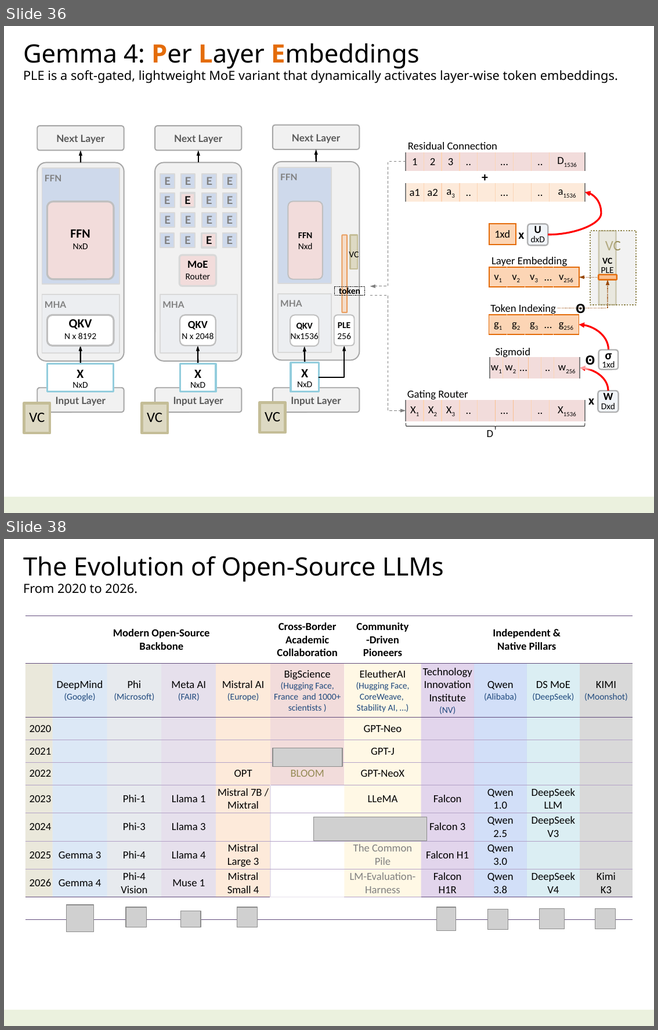
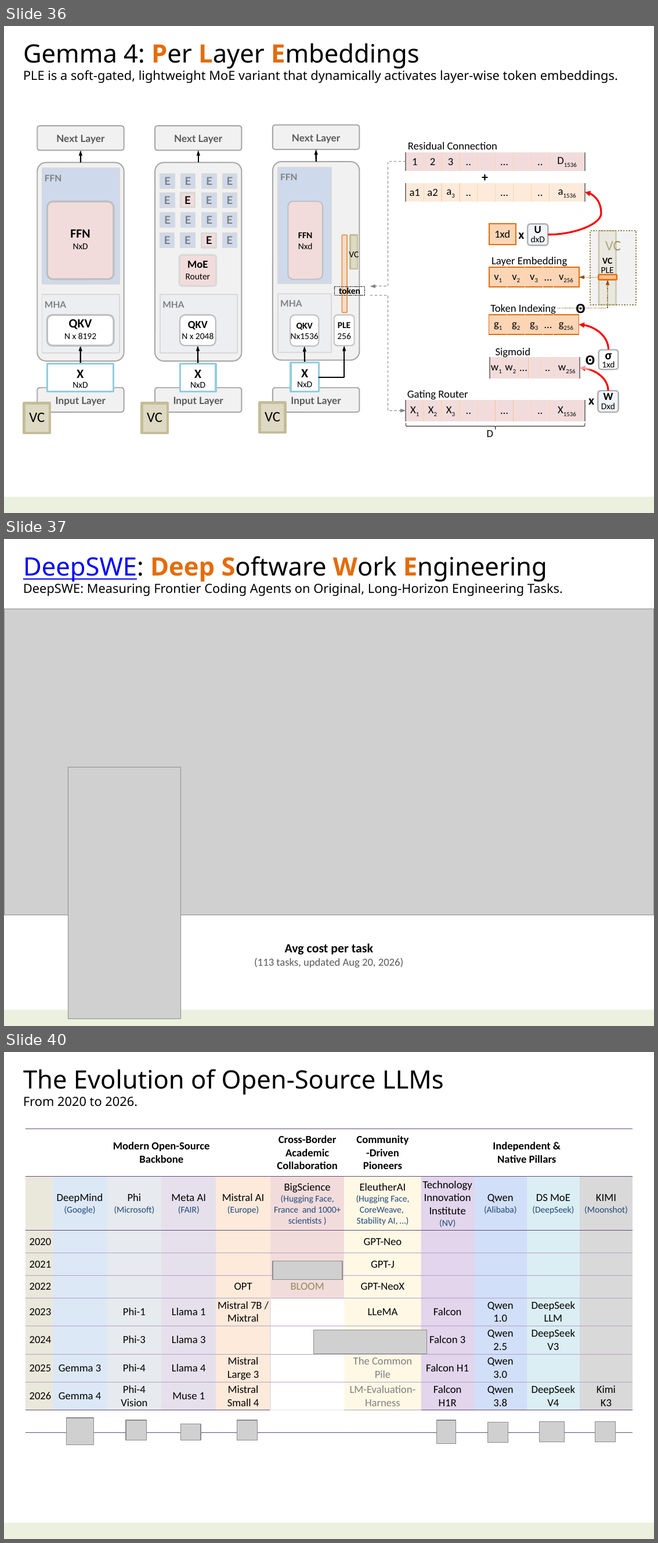
Before and after one commit to navibator/crazy-ai, a slide deck: ai-gemma.pptx. Shown one above the other, each under a label of ours: slides 36 and 38 before the commit, slides 36, 37 and 40 after it; the slides between them are not shown. The pictures are 658x1030 and 658x1543 pixels, drawn with LibreOffice and Linux fonts; fonts in the diff are those of the drawing; grey boxes stand for pictures. Boxes give left, top, right and bottom in pixels: in the first picture for what was removed or moved away, otherwise in the second. Text is boxed around its words. In the diff, an @@ line names an element or a change of style, - is before the commit and + after.

```diff
--- a/ai-gemma.pptx
+++ b/ai-gemma.pptx
@@ slide 37 added at [4, 539, 654, 1026], background #FFFFFF; not listed: 1 template element that a slide beside it also shows @@
@@ text added at [23, 556, 563, 596], 14 pt, text #000000 @@
+DeepSWE: Deep Software Work Engineering
+DeepSWE: Measuring Frontier Coding Agents on Original, Long-Horizon Engineering Tasks.
@@ picture added at [4, 609, 654, 915] @@
@@ picture added at [68, 767, 180, 1019] @@
@@ text added at [254, 943, 403, 968], 12 pt, text #595959 @@
+Avg cost per task
+(113 tasks, updated Aug 20, 2026)
@@ what was slide 38 is now slide 40 @@
```
Also in this commit, not shown: 2 other slides added, 1 slide removed, 1 other file.
